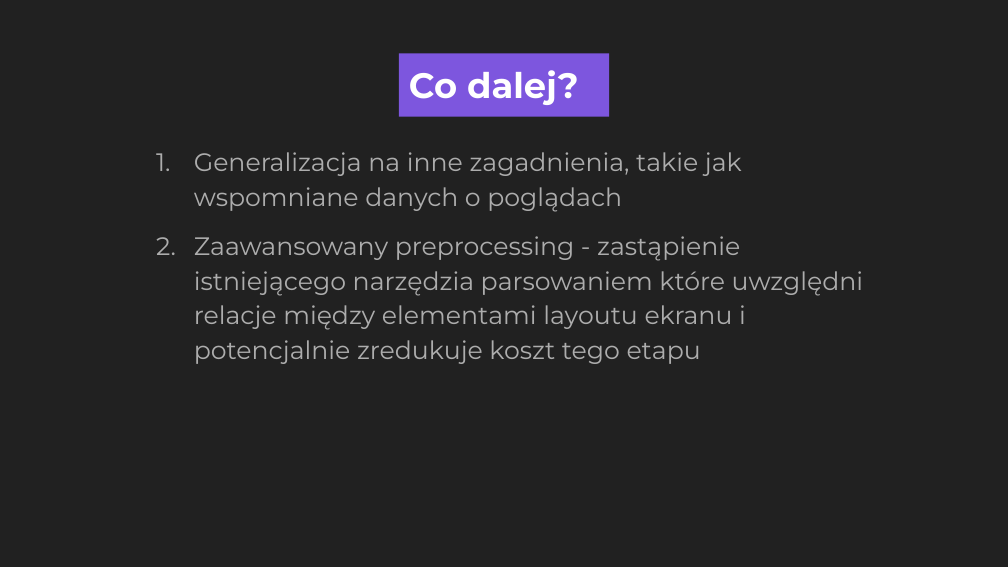
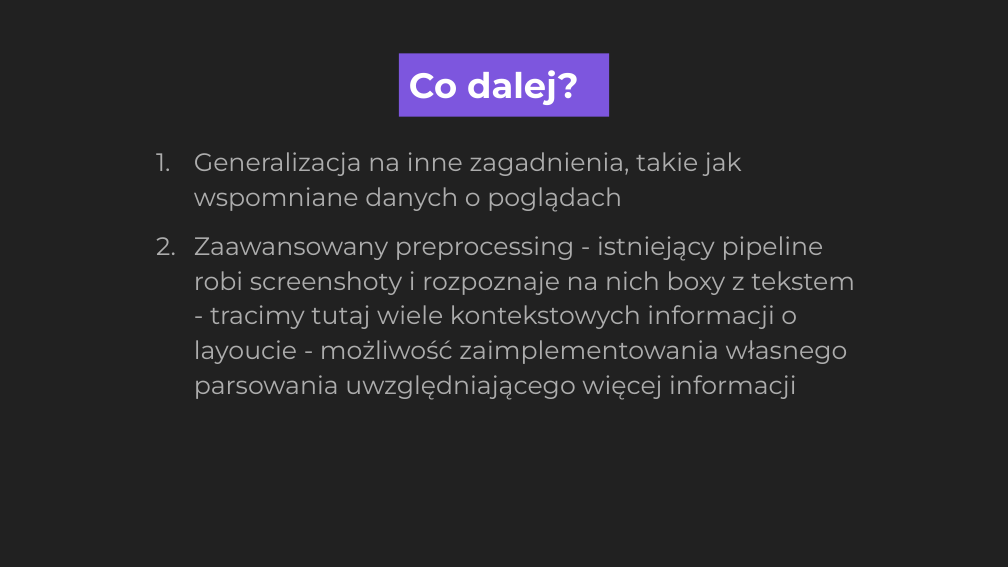
Before and after one commit to ZPP-MURMURAS/ZPP_Murmuras, a slide deck: slide 6 of docs/presentation.pptx. Drawn at 1008x567 pixels with LibreOffice and Linux fonts; fonts in the diff are those of the drawing. Boxes give left, top, right and bottom in pixels: in the first picture for what was removed or moved away, otherwise in the second. Text is boxed around its words. In the diff, an @@ line names an element or a change of style, - is before the commit and + after.

Commit message:
updated presentation

```diff
--- a/docs/presentation.pptx
+++ b/docs/presentation.pptx
@@ text at box(194, 236, 855, 400): text changed @@
-2. Zaawansowany preprocessing - zastąpienie istniejącego narzędzia parsowaniem które uwzględni relacje między elementami layoutu ekranu i potencjalnie zredukuje koszt tego etapu
+2. Zaawansowany preprocessing - istniejący pipeline robi screenshoty i rozpoznaje na nich boxy z tekstem - tracimy tutaj wiele kontekstowych informacji o layoucie - możliwość zaimplementowania własnego parsowania uwzględniającego więcej informacji
```
Also in this commit, not shown: 3 other slides changed, 1 other file.
